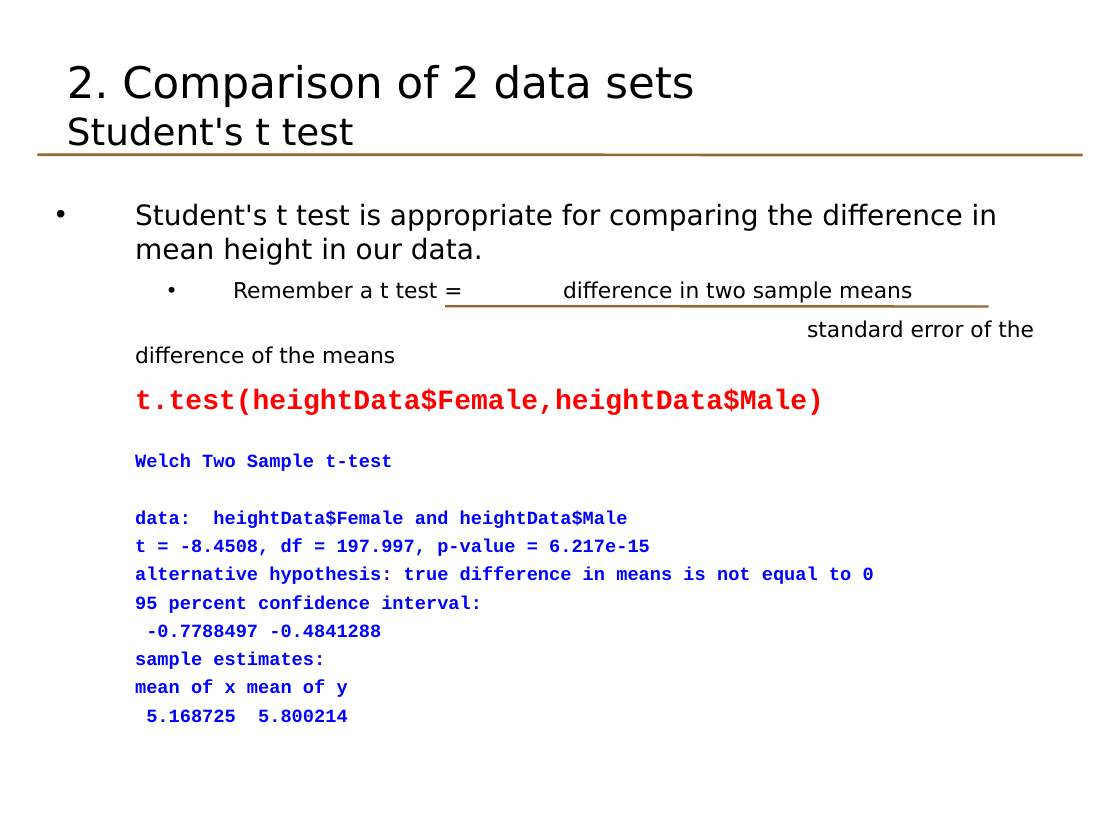
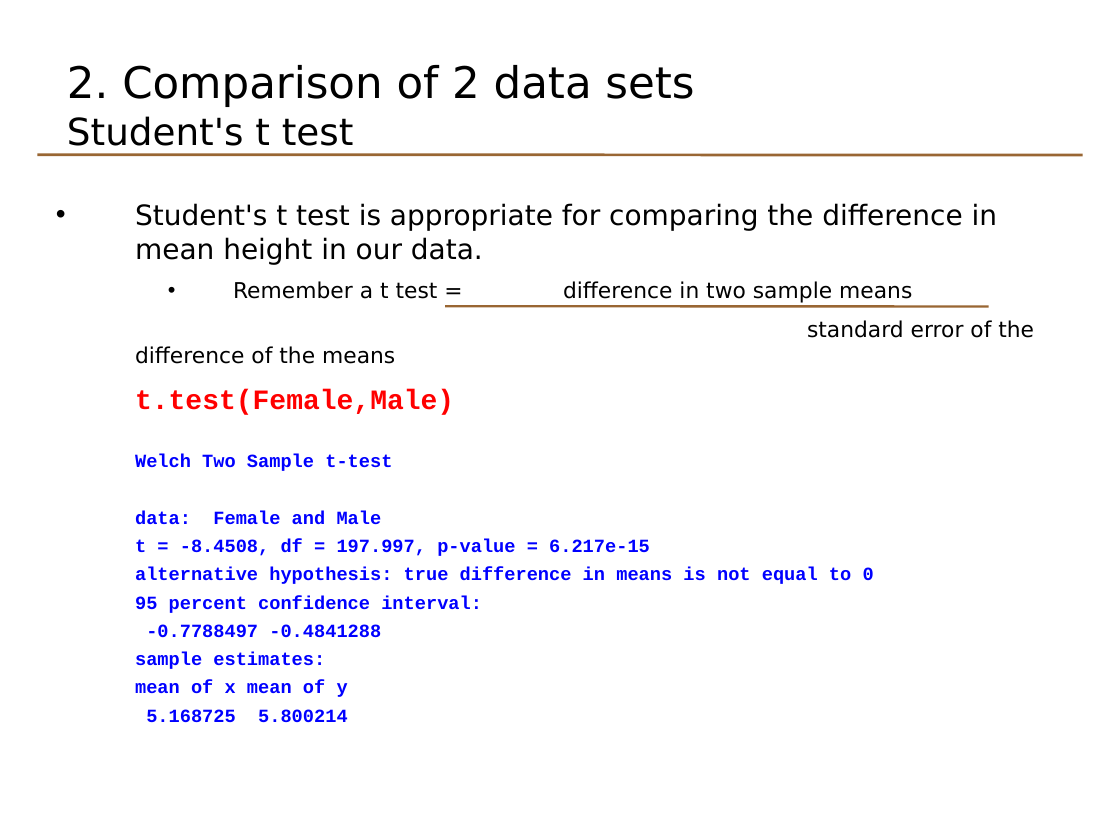
Before and after one commit to lgatto/TeachingMaterial, a slide deck: slide 7 of odp/basicr_day1_5_statistics.odp. Drawn at 1120x840 pixels with LibreOffice and Linux fonts; fonts in the diff are those of the drawing. Boxes give left, top, right and bottom in pixels: in the first picture for what was removed or moved away, otherwise in the second. Text is boxed around its words. In the diff, an @@ line names an element or a change of style, - is before the commit and + after.

```diff
--- a/odp/basicr_day1_5_statistics.odp
+++ b/odp/basicr_day1_5_statistics.odp
@@ text at [135, 389, 454, 415]: text changed @@
-t.test(heightData$Female,heightData$Male)
+t.test(Female,Male)
@@ text at [135, 511, 382, 525]: text changed @@
-data: heightData$Female and heightData$Male
+data: Female and Male
```
Also in this commit, not shown: 4 other slides changed, 7 slides added, 1 slide removed, 42 other files.
